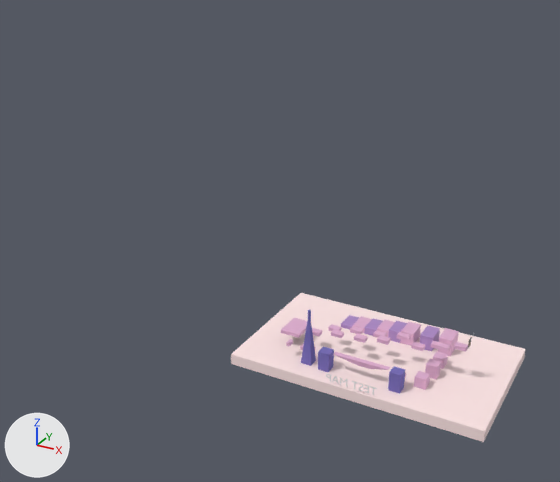
A saved change to the glTF model front/public/assets/small.glb.
Before and after are seen from a 50 mm camera at (218.0, -572.0, 373.0) aimed at (-294.0, 359.0, -92.0). The lights are fixed; the arrows at lower left show +X, +Y and +Z. Where no turn or scale is listed for an object, it has been applied to the vertices. Vertices at the same position are counted once.

Before the edit, the objects in view are built like this:
```python
ob_cube = bpy.data.objects.new('Cube', me_cube_001)
ob_cube.location = (0.0, 0.0, -1.0)
ob_cube_004 = bpy.data.objects.new('Cube.004', me_cube_005)
ob_cube_004.location = (-25.0, 47.0, -3.0)
ob_cube_006 = bpy.data.objects.new('Cube.006', me_cube_007)
ob_cube_006.location = (0.0, 47.0, -3.0)
ob_cube_009 = bpy.data.objects.new('Cube.009', me_cube_010)
ob_cube_009.location = (36.0, 47.0, -3.0)
ob_cube_010 = bpy.data.objects.new('Cube.010', me_cube_011)
ob_cube_010.location = (55.0, 47.0, -3.0)
ob_cube_020 = bpy.data.objects.new('Cube.020', me_cube_021)
ob_cube_020.location = (-114.0, 17.0, 1.0)
```
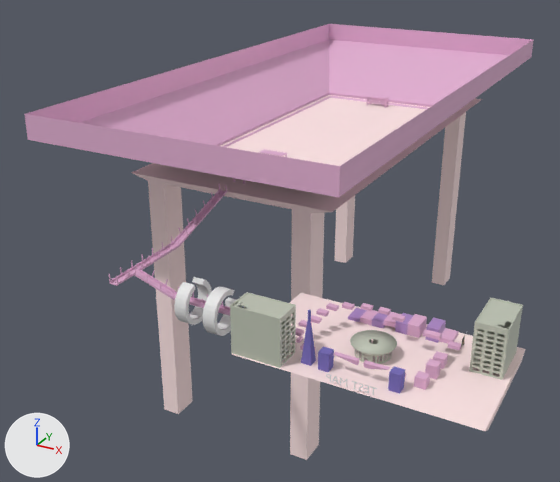
The newer file is also turned or shifted as a whole; pictures and numbers use the older file's frame.

Boxes (x1, y1, x2, y2) around the edits, measured in the pictures (560 x 482 px; the box of a moved part takes in the faces that stretch with it):
'Cube.032', added (pink): after (24, 24, 534, 197)
'Cube.033', added: after (131, 95, 482, 460)
'Cube', reshaped (7% shorter): before (231, 293, 526, 442); after (232, 293, 526, 431)
'Cube.035', added: after (230, 292, 296, 368)
'Cube.034', added: after (469, 298, 523, 380)
'Circle.001', added: after (174, 277, 253, 336)
'Circle', added: after (350, 330, 397, 364)
'pont1.002', added (pink): after (109, 236, 180, 286)
'pont1.001', added (pink): after (172, 183, 228, 246)
'Cube.010', reshaped: before (420, 325, 440, 351); after (425, 317, 446, 343)
'Cube.009', reshaped: before (400, 322, 421, 346); after (407, 314, 427, 338)
'pont1.003', added (pink): after (134, 264, 177, 299)
'Cube.020', reshaped (64% narrower, 57% shorter): before (281, 318, 308, 338); after (295, 328, 304, 336)
'Cube.006', reshaped: before (364, 318, 383, 336); after (372, 313, 388, 328)
'Cube.004', reshaped (6% shorter): before (341, 315, 359, 330); after (348, 308, 367, 322)
'pont1', added: after (172, 287, 230, 316)
part 1 of me_cube_001, moved or reshaped: before (231, 349, 526, 442); after (486, 349, 526, 431)

Edits to the bpy script that builds the scene:
```text
Change me_cube_001:
    where me_cube_001.from_pydata(...)  # 8 vertices, 12 faces; spans x -113.0..120.0, y -62.0..76.0, z -14.0..-3.0
    me_cube_001 part 1
    me_cube_001.vertices[1].co: (120.0, 76.0, -14.0) -> (120.0, 63.0, -10.0)  # pixel (524, 358) -> pixel (521, 362)
    me_cube_001.vertices[3].co: (120.0, -62.0, -14.0) -> (120.0, -49.0, -10.0)  # pixel (483, 442) -> pixel (488, 429)
    me_cube_001.vertices[5].co: (-113.0, 76.0, -14.0) -> (-113.0, 63.0, -10.0)
    me_cube_001.vertices[7].co: (-113.0, -62.0, -14.0) -> (-113.0, -49.0, -10.0)  # pixel (231, 363) -> not seen
Change me_cube_005:
    remove me_cube_005.from_pydata(...)  # 8 vertices, 12 faces; spans x -21.5..-9.3, y -16.6..3.3, z -5.5..1.3
    add me_cube_005.from_pydata(...)  # 8 vertices, 12 faces; spans x -21.5..-9.3, y 0.8..20.7, z -3.6..1.3
    me_cube_005 part 2: the whole mesh is rebuilt
Change me_cube_007:
    remove me_cube_007.from_pydata(...)  # 8 vertices, 12 faces; spans x -21.5..-9.3, y -16.6..3.3, z -5.5..4.4
    add me_cube_007.from_pydata(...)  # 8 vertices, 12 faces; spans x -21.5..-9.3, y 0.8..20.7, z -3.6..4.4
    me_cube_007 part 3: the whole mesh is rebuilt
Change me_cube_010:
    remove me_cube_010.from_pydata(...)  # 8 vertices, 12 faces; spans x -21.5..-9.3, y -16.6..3.3, z -5.5..10.5
    add me_cube_010.from_pydata(...)  # 8 vertices, 12 faces; spans x -21.5..-9.3, y 0.8..20.7, z -5.5..10.5
    me_cube_010 part 4: the whole mesh is rebuilt
Change me_cube_011:
    remove me_cube_011.from_pydata(...)  # 8 vertices, 12 faces; spans x -21.5..-9.3, y -16.6..3.3, z -5.5..11.7
    add me_cube_011.from_pydata(...)  # 8 vertices, 12 faces; spans x -21.5..-9.3, y 0.8..20.7, z -5.5..11.7
    me_cube_011 part 5: the whole mesh is rebuilt
Change me_cube_021:
    remove me_cube_021.from_pydata(...)  # 8 vertices, 12 faces; spans x 32.6..51.0, y -41.3..-15.2, z 6.6..9.9
    add me_cube_021.from_pydata(...)  # 8 vertices, 12 faces; spans x 43.7..51.8, y -38.6..-31.8, z 6.6..9.9
    me_cube_021 part 6: the whole mesh is rebuilt
Add ob_circle_001:
    ob_circle_001 = bpy.data.objects.new('Circle.001', me_circle_001)  # 348 vertices, 684 faces; spans x -50.0..34.6, y -24.6..26.0, z -24.5..23.8
    ob_circle_001.location = (-159.0, 4.0, -5.0)
Add ob_circle:
    ob_circle = bpy.data.objects.new('Circle', me_circle)  # 379 vertices, 596 faces; spans x -20.9..20.9, y -20.9..20.9, z -1.0..12.5; in mat_marbre (light grey #c0c5b5)
    ob_circle.location = (0.0, 0.0, -4.0)
Add ob_cube_035:
    ob_cube_035 = bpy.data.objects.new('Cube.035', me_cube_041)  # 1587 vertices, 2711 faces; spans x -25.2..25.4, y -10.0..18.9, z -12.1..37.4; in mat_marbre (light grey #c0c5b5)
    ob_cube_035.location = (-89.0, -50.0, 7.0)
Add ob_cube_034:
    ob_cube_034 = bpy.data.objects.new('Cube.034', me_cube_039)  # 1587 vertices, 2711 faces; spans x -18.9..10.0, y -25.2..25.4, z -12.1..37.4; in mat_marbre (light grey #c0c5b5)
    ob_cube_034.location = (103.0, 41.0, 7.0)
Add ob_cube_032:
    ob_cube_032 = bpy.data.objects.new('Cube.032', me_cube_038)  # 532 vertices, 1008 faces; spans x -205.0..205.0, y -320.0..517.0, z -27.0..70.0; in mat_material_002 (pink #e1afd1)
    ob_cube_032.location = (-277.0, 393.0, 72.0)
Add ob_pont1_003:
    ob_pont1_003 = bpy.data.objects.new('pont1.003', me_cube_037)  # 108 vertices, 242 faces; spans x -40.9..9.5, y -5.4..5.4, z -2.2..25.0; in mat_material_002 (pink #e1afd1)
    ob_pont1_003.location = (-231.0, 4.0, -3.0)
Add ob_pont1_002:
    ob_pont1_002 = bpy.data.objects.new('pont1.002', me_cube_036)  # 210 vertices, 504 faces; spans x -5.4..5.4, y -99.7..9.2, z -0.3..12.0; in mat_material_002 (pink #e1afd1)
    ob_pont1_002.location = (-277.0, 72.0, 11.0)
Add ob_pont1_001:
    ob_pont1_001 = bpy.data.objects.new('pont1.001', me_cube_035)  # 196 vertices, 470 faces; spans x -5.4..5.4, y -96.0..8.5, z -29.9..14.2; in mat_material_002 (pink #e1afd1)
    ob_pont1_001.location = (-277.0, 176.0, 42.0)
Add ob_cube_033:
    ob_cube_033 = bpy.data.objects.new('Cube.033', me_cube_034)  # 48 vertices, 92 faces; spans x -146.0..146.0, y -116.0..514.0, z -360.0..5.0; in mat_material_001 (white #ffe6e6)
    ob_cube_033.location = (-275.0, 301.0, 41.0)
Add ob_pont1:
    ob_pont1 = bpy.data.objects.new('pont1', me_cube_033)  # 204 vertices, 490 faces; spans x -99.6..9.2, y -5.4..5.4, z 0.7..11.9; in mat_material_002 (pink #e1afd1)
    ob_pont1.location = (-122.0, 4.0, -6.0)
```
